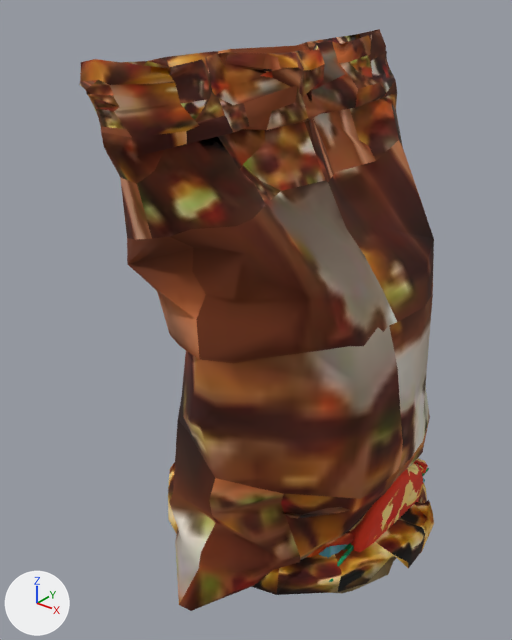
The glTF model public/packs/plats.glb: old version first, new version second.
The view is the same before and after, from a camera (50 mm lens) standing at (0.363, -0.531, 0.55) and looking at (-0.035, -0.034, 0.242). The axes (+X, +Y, +Z) are drawn at lower left. The lights are the same throughout. The older version comes first. Where no turn or scale is listed for an object, it has been applied to the vertices. Vertices at exactly the same position are counted once.

Names of what the first picture shows: 'maniques', 'pierre-pizza', 'sac-poubelle' and 4 more.
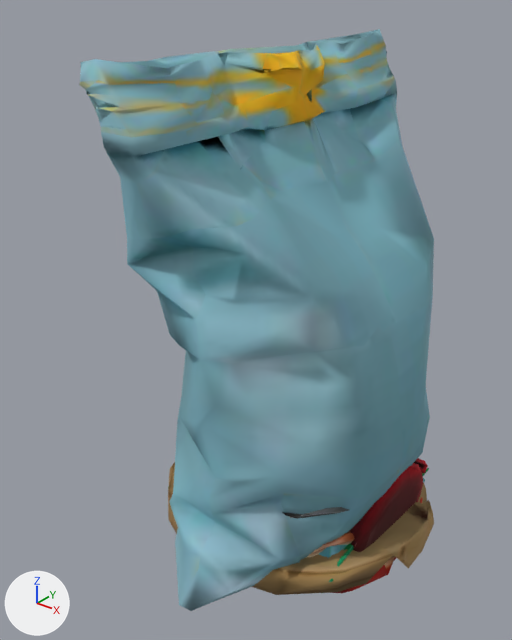
Where the change shows, as pixel boxes [x1, y1, x2, y2] in the pictures (512 x 640 px; the box of a moved part takes in the faces that stretch with it):
part 1 of me_maniques, recoloured (darker)
    both: [349, 458, 428, 552]
part 2 of me_pierre_pizza, recoloured
    both: [168, 462, 434, 595]
part 3 of me_sac_poubelle, moved or reshaped
    both: [95, 54, 320, 284]
part 4 of me_sac_poubelle, moved or reshaped
    both: [379, 62, 403, 147]
part 5 of me_sac_poubelle, moved or reshaped
    both: [218, 46, 295, 53]
part 6 of me_sac_poubelle, moved or reshaped
    both: [169, 502, 231, 611]
part 7 of me_sac_poubelle, recoloured (brown to cyan)
    both: [79, 29, 434, 610]

The change, as a list of edits to the scene's bpy script:
```text
Change me_maniques:
    where me_maniques.from_pydata(...)  # 750 vertices, 1500 faces; spans x -0.119..0.119, y -0.092..0.092, z -0.051..0.051
    used by ob_maniques; location = (0.0, 0.001, 0.051)
    me_maniques part 1: 1500 faces spanning x -0.119..0.119, y -0.092..0.092, z -0.051..0.051 switch from mat_atlas_011 (picture img_atlas_011) to mat_atlas_012 (picture img_atlas_012)
Change me_pierre_pizza:
    where me_pierre_pizza.from_pydata(...)  # 963 vertices, 1921 faces; spans x -0.149..0.149, y -0.148..0.148, z -0.026..0.026
    used by ob_pierre_pizza; location = (0.001, -0.002, 0.027)
    me_pierre_pizza part 2: 1921 faces spanning x -0.149..0.149, y -0.148..0.148, z -0.026..0.026 switch from mat_atlas_018 (picture img_atlas_018) to mat_atlas_019 (picture img_atlas_019)
Change me_sac_poubelle:
    where me_sac_poubelle.from_pydata(...)  # 751 vertices, 1532 faces; spans x -0.122..0.122, y -0.199..0.199, z -0.249..0.249
    used by ob_sac_poubelle; location = (0.0, -0.002, 0.25)
    me_sac_poubelle part 3: 23 of 751 vertices moved; they spanned x -0.076..0.026, y -0.145..-0.087, z 0.137..0.24 and now span x -0.076..0.026, y -0.145..-0.087, z 0.137..0.24; mean shift (0.0, 0.0, 0.0); largest move (0.026, -0.095, 0.137) -> (-0.021, -0.133, 0.194)
    me_sac_poubelle part 4: 11 of 751 vertices moved; they spanned x -0.068..-0.014, y 0.165..0.197, z 0.162..0.224 and now span x -0.068..-0.014, y 0.165..0.197, z 0.162..0.224; mean shift (0.0, 0.0, 0.0); largest move (-0.014, 0.184, 0.17) -> (-0.063, 0.165, 0.172)
    me_sac_poubelle part 5: 9 of 751 vertices moved; they spanned x -0.096..-0.066, y -0.003..0.11, z 0.206..0.24 and now span x -0.096..-0.066, y -0.003..0.11, z 0.206..0.24; mean shift (0.0, 0.0, 0.0); largest move (-0.071, 0.11, 0.21) -> (-0.096, 0.003, 0.224)
    me_sac_poubelle part 6: 2 of 751 vertices moved; they spanned x -0.014..0.004, y -0.168..-0.167, z -0.208..-0.173 and now span x -0.014..0.004, y -0.168..-0.167, z -0.208..-0.173; mean shift (0.0, 0.0, 0.0); largest move (-0.014, -0.167, -0.173) -> (0.004, -0.168, -0.208)
    me_sac_poubelle part 7: 1312 faces spanning x -0.122..0.122, y -0.199..0.199, z -0.249..0.249 switch from mat_atlas_026 (picture img_atlas_026) to mat_atlas_027 (picture img_atlas_027)
```
